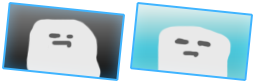
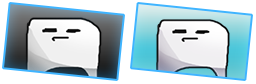
The second 256×84 image is a revision of the first. Changes to its layers:
added layer "Hete" (1st of 2, in "グループ 1 のコピー") in group "グループ 1 のコピー" over (156, 19, 230, 78)
hid "レイヤー 2" over (48, 24, 232, 78)
added layer "Hete" (2nd of 2, in "グループ 1") in group "グループ 1" over (25, 17, 102, 78)
hid "レイヤー 1" over (25, 18, 102, 78)
